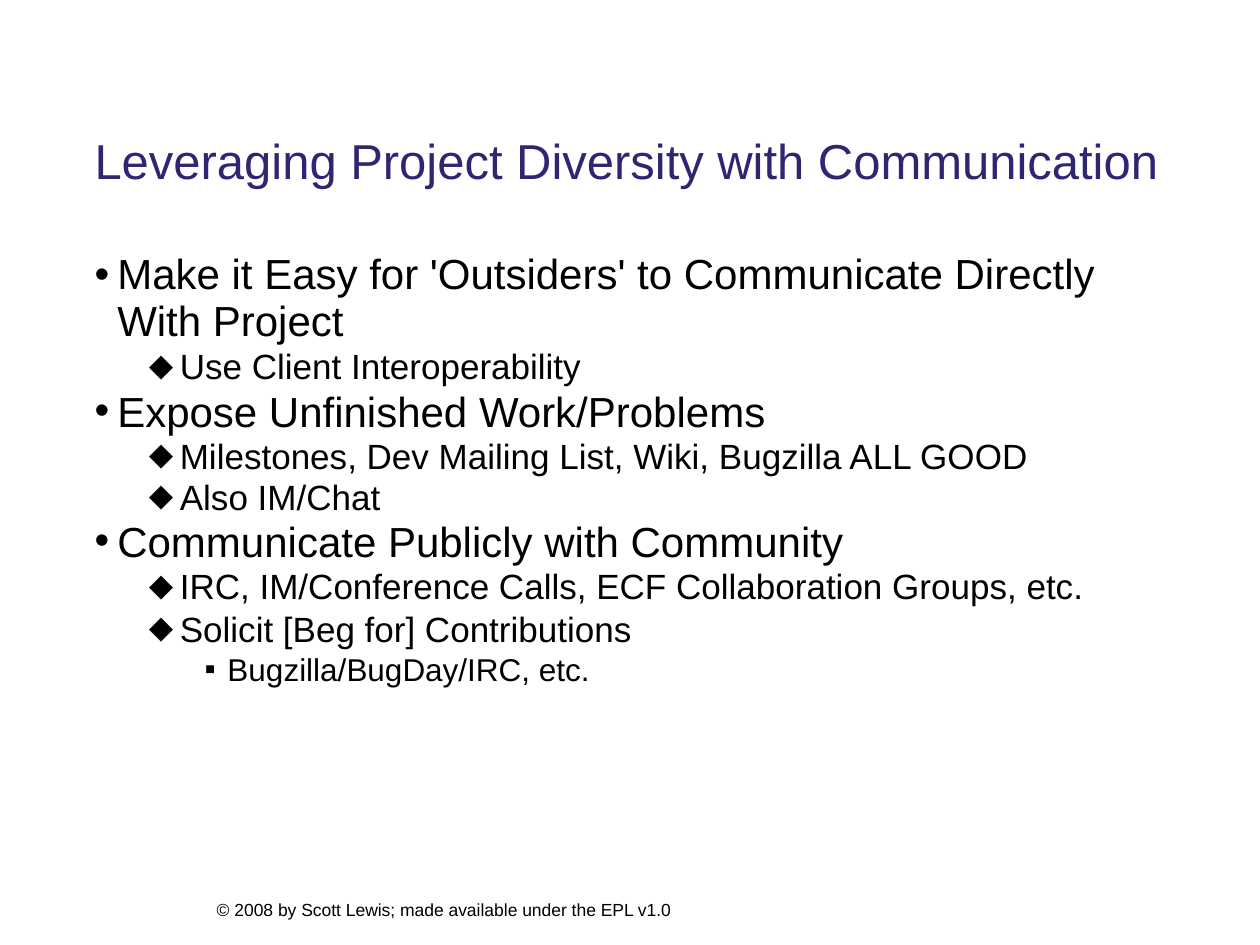
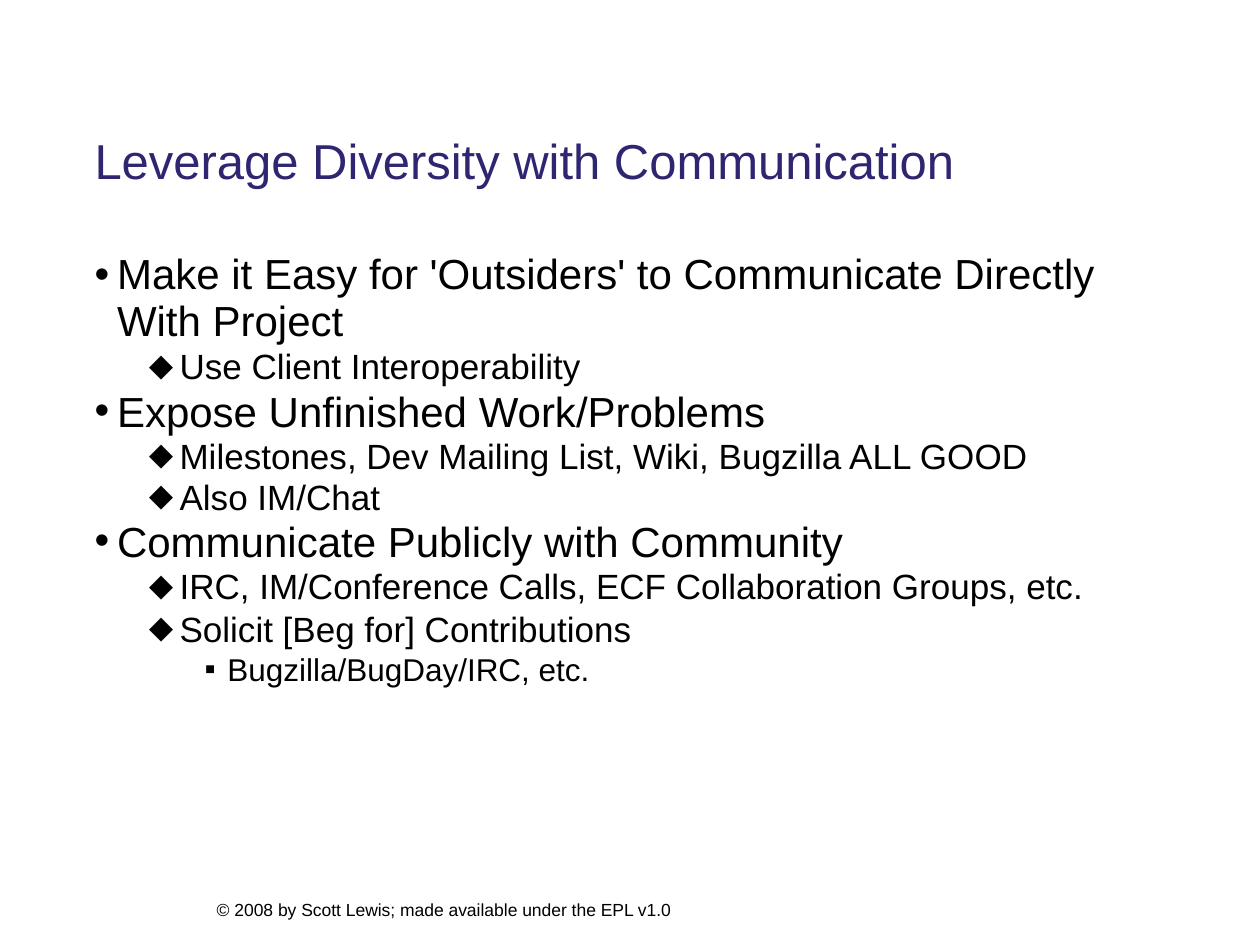
Before and after one commit to eclipse/ecf-website, a slide deck: slide 6 of presentations/eclipsecon2008/longtalk134/ecf_eclipsecon2008_134_DRAFT.ppt. Drawn at 1260x945 pixels with LibreOffice and Linux fonts; fonts in the diff are those of the drawing; background and template pictures are left out. Boxes give left, top, right and bottom in pixels: in the first picture for what was removed or moved away, otherwise in the second. Text is boxed around its words. In the diff, an @@ line names an element or a change of style, - is before the commit and + after.

```diff
--- a/presentations/eclipsecon2008/longtalk134/ecf_eclipsecon2008_134_DRAFT.ppt
+++ b/presentations/eclipsecon2008/longtalk134/ecf_eclipsecon2008_134_DRAFT.ppt
@@ title at (x1=94, y1=143, x2=954, y2=189): text changed @@
-Leveraging Project Diversity with Communication
+Leverage Diversity with Communication
```
Also in this commit, not shown: 10 other slides changed, 1 slide removed, 1 other file.
